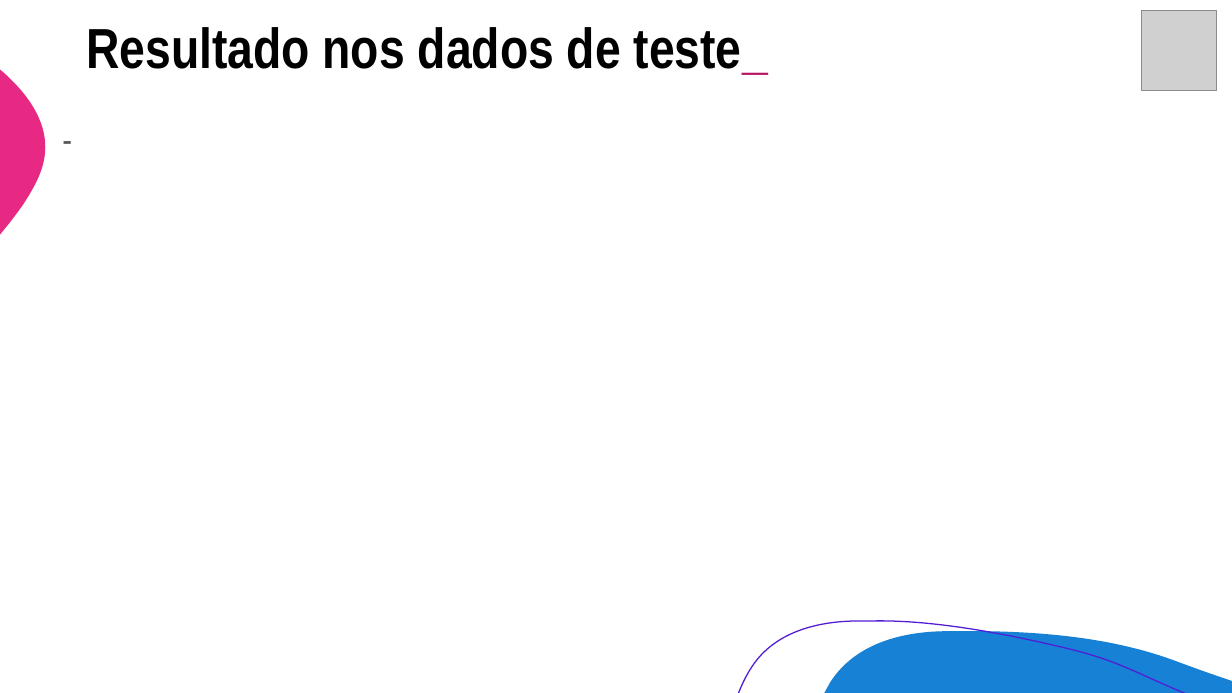
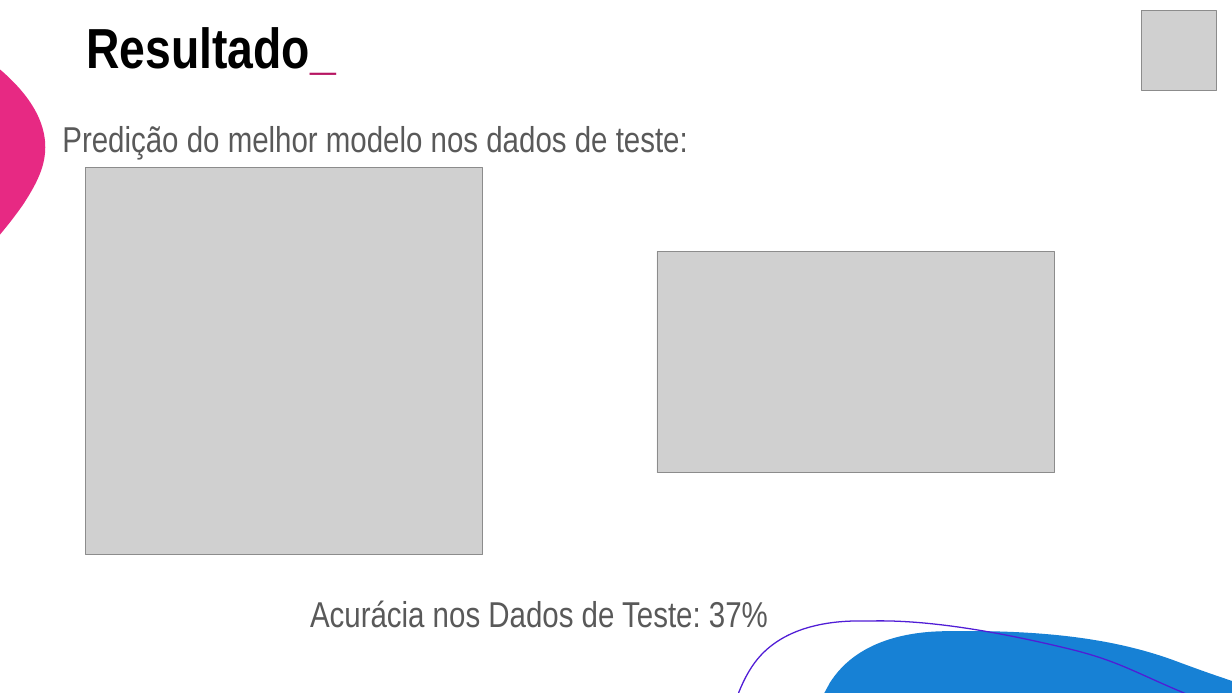
Before and after one commit to mauriciosobrinho/mdc-unicamp-final-project, a slide deck: slide 19 of ppt/Preliminar_Presentation.pptx (slide 20 before the commit). Drawn at 1232x693 pixels with LibreOffice and Linux fonts; fonts in the diff are those of the drawing; grey boxes stand for pictures. Boxes give left, top, right and bottom in pixels: in the first picture for what was removed or moved away, otherwise in the second. Text is boxed around its words. In the diff, an @@ line names an element or a change of style, - is before the commit and + after.

```diff
--- a/ppt/Preliminar_Presentation.pptx
+++ b/ppt/Preliminar_Presentation.pptx
@@ text at (x1=86, y1=27, x2=336, y2=75): text changed @@
-Resultado nos dados de teste_
+Resultado_
@@ text at (x1=62, y1=126, x2=688, y2=159): text changed @@
--
+Predição do melhor modelo nos dados de teste:
@@ picture added at (x1=85, y1=167, x2=482, y2=555) @@
@@ picture added at (x1=657, y1=251, x2=1055, y2=473) @@
@@ text added at (x1=310, y1=600, x2=768, y2=628), 28 pt, text #595959 @@
+Acurácia nos Dados de Teste: 37%
```
Also in this commit, not shown: 9 other slides changed, 3 slides added, 3 slides removed.
